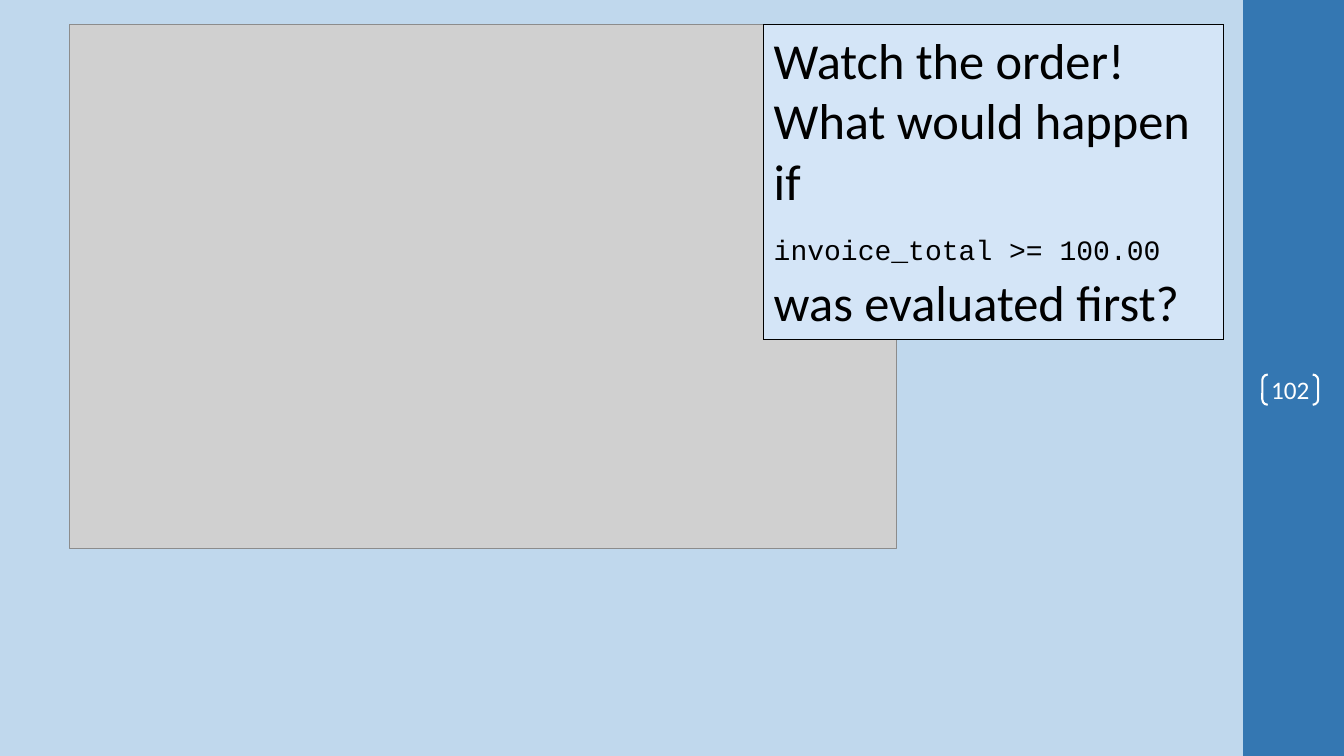
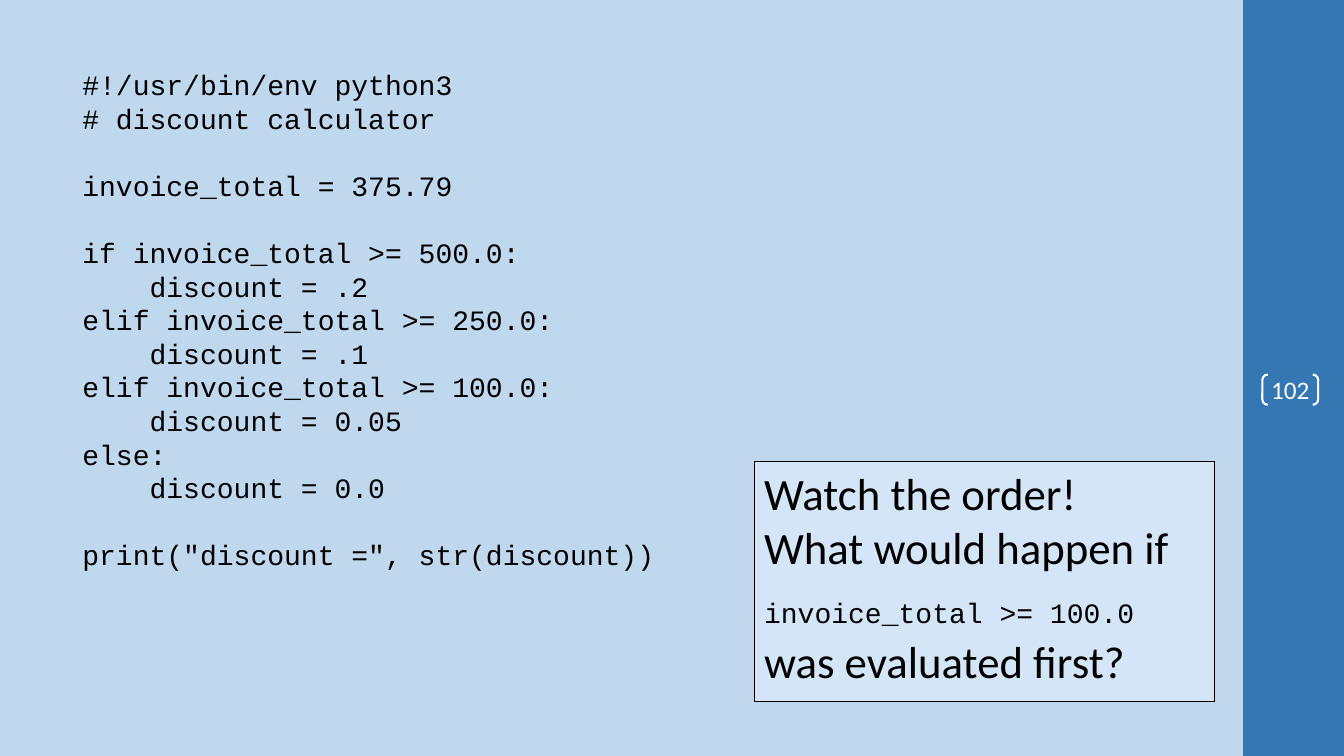
Before and after one commit to ProfSingletary/2023SpringNetworkScripting5Fridays, a slide deck: slide 102 of Day1.pptx. Drawn at 1344x756 pixels with LibreOffice and Linux fonts; fonts in the diff are those of the drawing; grey boxes stand for pictures; background and template pictures are left out. Boxes give left, top, right and bottom in pixels: in the first picture for what was removed or moved away, otherwise in the second. Text is boxed around its words. In the diff, an @@ line names an element or a change of style, - is before the commit and + after.

```diff
--- a/Day1.pptx
+++ b/Day1.pptx
@@ picture removed at [70,24,896,548] @@
@@ text added at [82,75,654,571], 20 pt, text #000000 @@
+#!/usr/bin/env python3
+# discount calculator
+invoice_total = 375.79
+if invoice_total >= 500.0:
+discount = .2
+elif invoice_total >= 250.0:
+discount = .1
+elif invoice_total >= 100.0:
+discount = 0.05
+else:
+discount = 0.0
+print("discount =", str(discount))
@@ rectangle "Watch the order!": place and size @@
-rectangle "Watch the order!" at [764,24,1224,340]
+rectangle "Watch the order!" at [754,461,1214,702]
@@ text in rectangle at [764,479,1168,572]: size 36 to 32 pt in "Watch the order!", "What would happen if" @@
@@ text in rectangle at [764,604,1134,679]: text changed @@
-invoice_total >= 100.00 was evaluated first?
+invoice_total >= 100.0 was evaluated first?
```
Also in this commit, not shown: 14 other slides changed, 2 other files.
